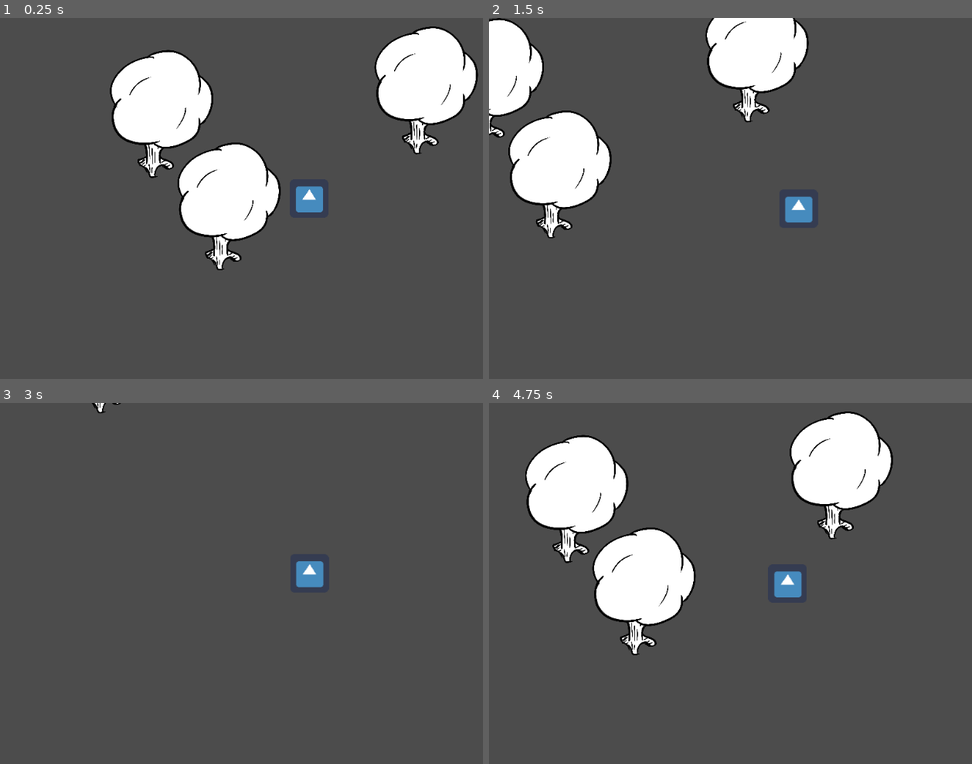
Above: before the commit, frames 1-4 (two rows, left to right).
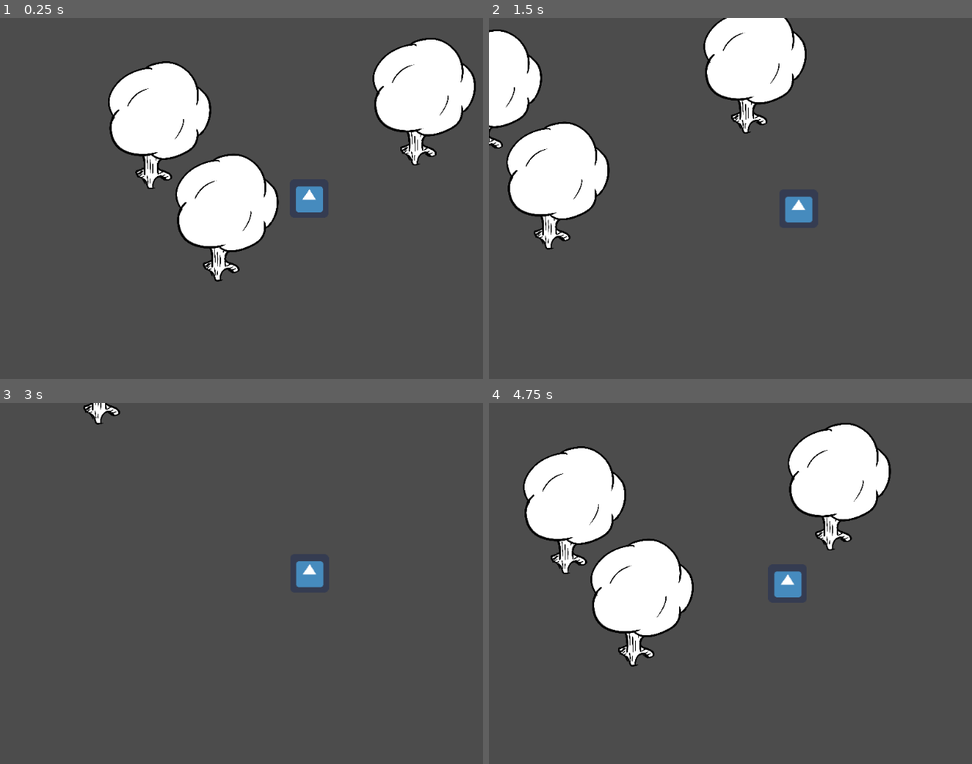
Above: after the commit, the same moments.

Repository: stwupton/anachronism
Game: Godot game, scene res://scn/MovementTestScene.tscn
The game is run twice, just before and just after one commit, with the same random seed, the same clock (stepped at 60 frames per second) and the same inputs. This scene is started directly instead of the project's main scene. The engine's default icon, where the game draws it, is replaced by a stand-in: a white triangle on a blue panel in a dark square.
Inputs:
- Up to frame 1 (0.25 s): no input
- Up to frame 2 (1.5 s): tap Enter at 0.5 s; hold Right (ui_right) 0.53-1.28 s; hold Down (ui_down) from 1.28 s (still down)
- Up to frame 3 (3 s): release Down (ui_down) at 2.03 s; hold Right (ui_right) 2.03-2.78 s; hold Up (ui_up) from 2.78 s (still down)
- Up to frame 4 (4.75 s): release Up (ui_up) at 3.53 s; hold Left (ui_left) from 3.53 s (still down)

The runs differ from the first frame. In frame 1, 6.6% of the frame differs, in the area x 22-100%, y 2-74%; in frame 2, 4.9%; in frame 3, 0.2%; in frame 4, 6.5%.

Commit message:
Optimization - cropped asset image

Diff:
--- a/scn/BoxCollisionTest.tscn
+++ b/scn/BoxCollisionTest.tscn
@@ -1,6 +1,6 @@
 [gd_scene load_steps=2 format=2]
 
-[ext_resource path="res://Asset/treeTest.png" type="Texture" id=1]
+[ext_resource path="res://Asset/treeTest2.png" type="Texture" id=1]
 
 [node name="Node2D" type="Node2D"]
 
@@ -13,6 +13,7 @@
 
 [node name="StaticBody2D" type="StaticBody2D" parent="." index="1"]
 
+position = Vector2( -3.98053, 18.5758 )
 input_pickable = false
 collision_layer = 1
 collision_mask = 1
--- a/scn/PlayerCharacter.tscn
+++ b/scn/PlayerCharacter.tscn
@@ -51,5 +51,5 @@
 drag_margin_bottom = 0.2
 editor_draw_screen = true
 editor_draw_limits = false
-editor_draw_drag_margin = true
-_sections_unfolded = [ "Drag Margin", "Editor", "Limit", "Smoothing" ]
+editor_draw_drag_margin = false
+_sections_unfolded = [ "Drag Margin", "Editor", "Limit", "Offset", "Smoothing" ]
Binary file added: Asset/treeTest2.png
Not shown, added: Asset/treeTest2.png.import
